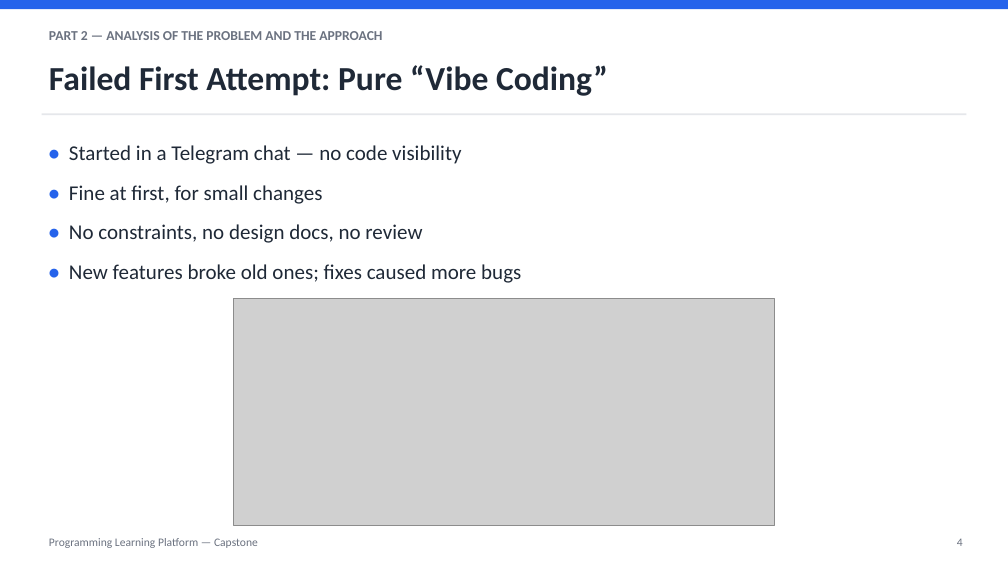
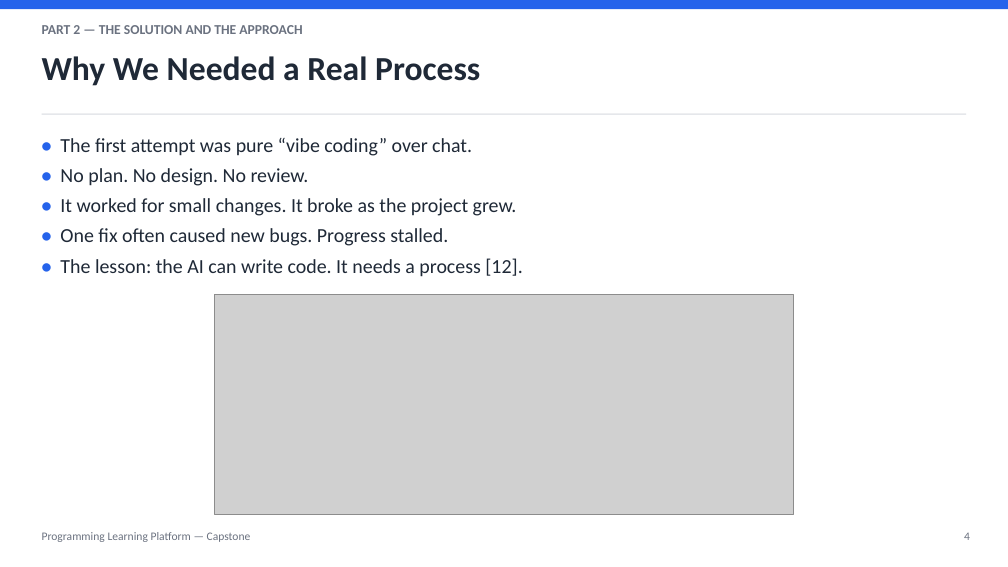
Before and after one commit to Jeromefromcn/programming-learning-platform, a slide deck: slide 4 of docs/6_presentation/presentation.pptx. Drawn at 1008x567 pixels with LibreOffice and Linux fonts; fonts in the diff are those of the drawing; grey boxes stand for pictures. Boxes give left, top, right and bottom in pixels: in the first picture for what was removed or moved away, otherwise in the second. Text is boxed around its words. In the diff, an @@ line names an element or a change of style, - is before the commit and + after.

```diff
--- a/docs/6_presentation/presentation.pptx
+++ b/docs/6_presentation/presentation.pptx
@@ text at [42,25,302,34]: text changed @@
-PART 2 — ANALYSIS OF THE PROBLEM AND THE APPROACH
+PART 2 — THE SOLUTION AND THE APPROACH
@@ text at [42,56,480,86]: text changed @@
-Failed First Attempt: Pure “Vibe Coding”
+Why We Needed a Real Process
@@ text at [60,138,522,277]: text changed; size 20 to 19 pt @@
-• Started in a Telegram chat — no code visibility
-• Fine at first, for small changes
-• No constraints, no design docs, no review
-• New features broke old ones; fixes caused more bugs
+• The first attempt was pure “vibe coding” over chat.
+• No plan. No design. No review.
+• It worked for small changes. It broke as the project grew.
+• One fix often caused new bugs. Progress stalled.
+• The lesson: the AI can write code. It needs a process [12].
@@ picture: place and size @@
-picture at [234,299,774,526]
+picture at [215,295,793,514]
@@ text "Programming Learning Platform — Capstone" at [42,532,251,542]: line spacing 1.15 to 1 @@
@@ text "4" at [964,533,970,540]: line spacing 1.15 to 1 @@
```
Also in this commit, not shown: 7 other slides changed, 7 slides added, 11 slides removed, 1 other file.
